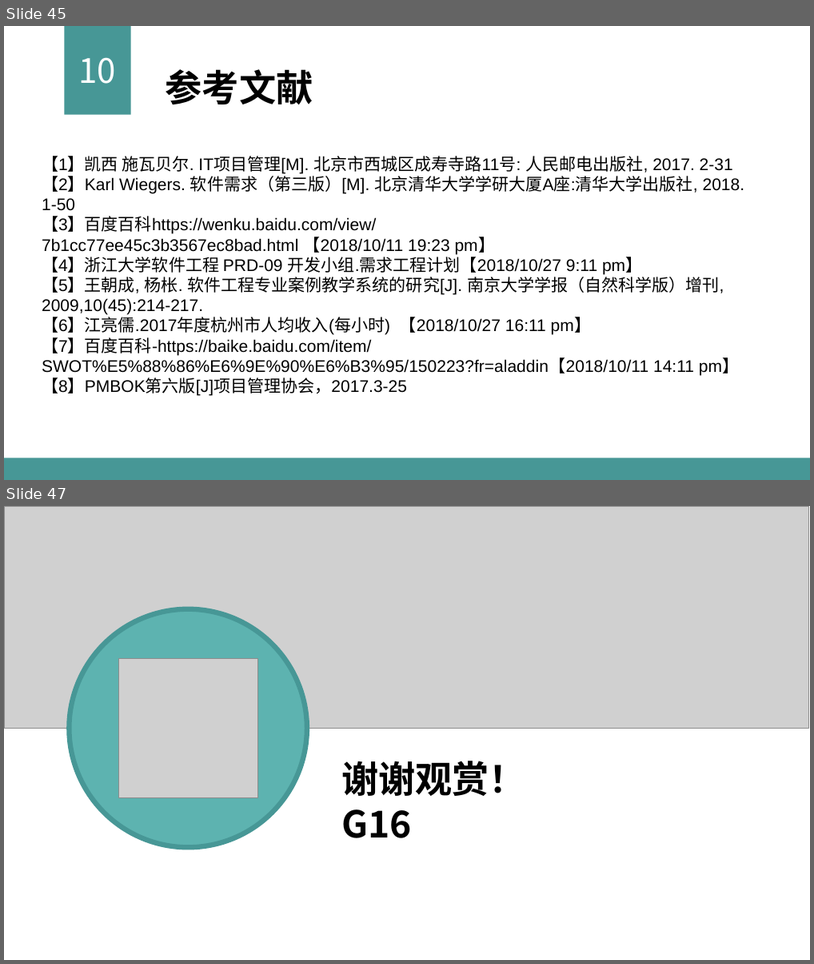
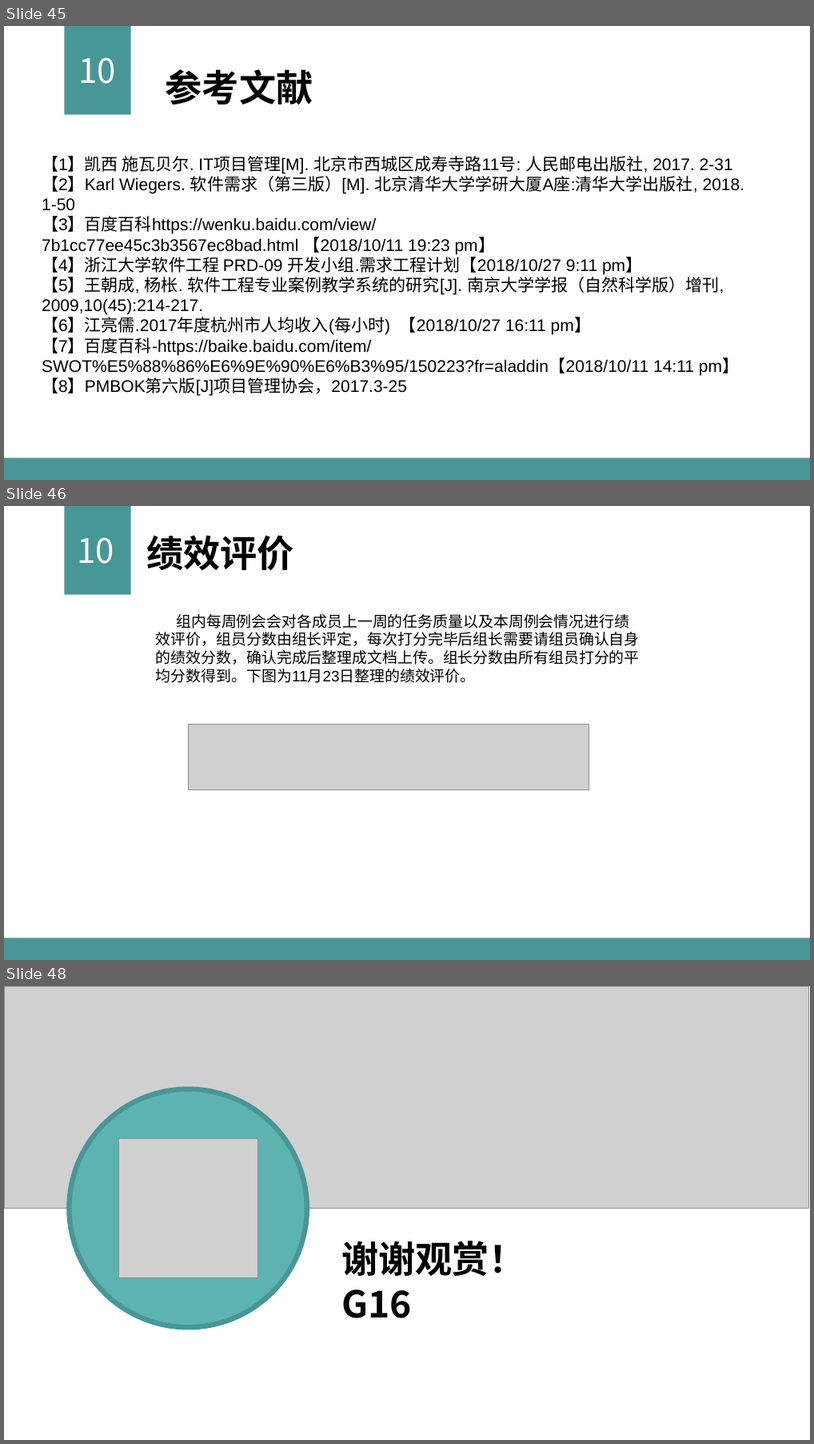
Before and after one commit to sun2009/PRD2018-G16, a slide deck: 受控文档/PPT/G16——需求工程计划评审0.8.0.pptx. Shown one above the other, each under a label of ours: slides 45 and 47 before the commit, slides 45, 46 and 48 after it; the slides between them are not shown. The pictures are 814x964 and 814x1444 pixels, drawn with LibreOffice and Linux fonts; fonts in the diff are those of the drawing; grey boxes stand for pictures. Boxes give left, top, right and bottom in pixels: in the first picture for what was removed or moved away, otherwise in the second. Text is boxed around its words. In the diff, an @@ line names an element or a change of style, - is before the commit and + after.

```diff
--- a/受控文档/PPT/G16——需求工程计划评审0.8.0.pptx
+++ b/受控文档/PPT/G16——需求工程计划评审0.8.0.pptx
@@ slide 46 added at (x1=4, y1=506, x2=810, y2=960), background #FFFFFF @@
@@ rectangle added at (x1=65, y1=506, x2=131, y2=595), fill #479796 @@
@@ text added at (x1=77, y1=537, x2=114, y2=564), 40 pt, text #FFFFFF @@
+10
@@ text added at (x1=146, y1=535, x2=294, y2=571), 44 pt, text #000000, bold @@
+绩效评价
@@ text added at (x1=156, y1=614, x2=640, y2=683), 18 pt, text #000000 @@
+组内每周例会会对各成员上一周的任务质量以及本周例会情况进行绩效评价，组员分数由组长评定，每次打分完毕后组长需要请组员确认自身的绩效分数，确认完成后整理成文档上传。组长分数由所有组员打分的平均分数得到。下图为11月23日整理的绩效评价。
@@ picture added at (x1=188, y1=724, x2=590, y2=789) @@
@@ rectangle added at (x1=4, y1=938, x2=810, y2=960), fill #479796 @@
@@ what was slide 47 is now slide 48 @@
```
Also in this commit, not shown: 2 slides changed, 11 other files.
